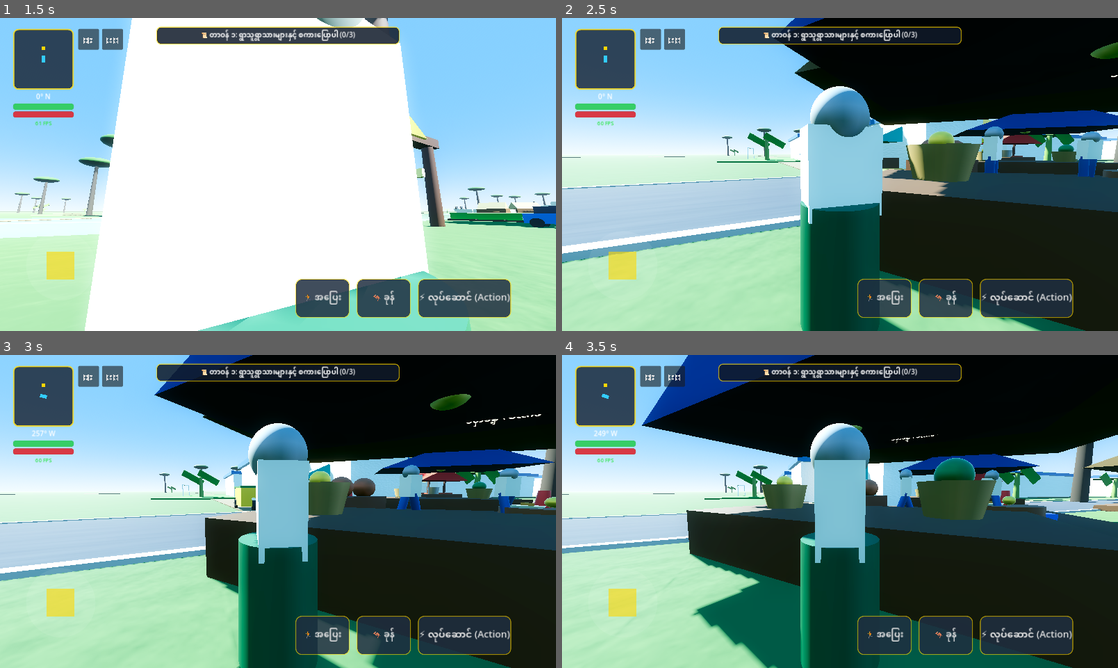
Above: before the commit, frames 1-4 (two rows, left to right).
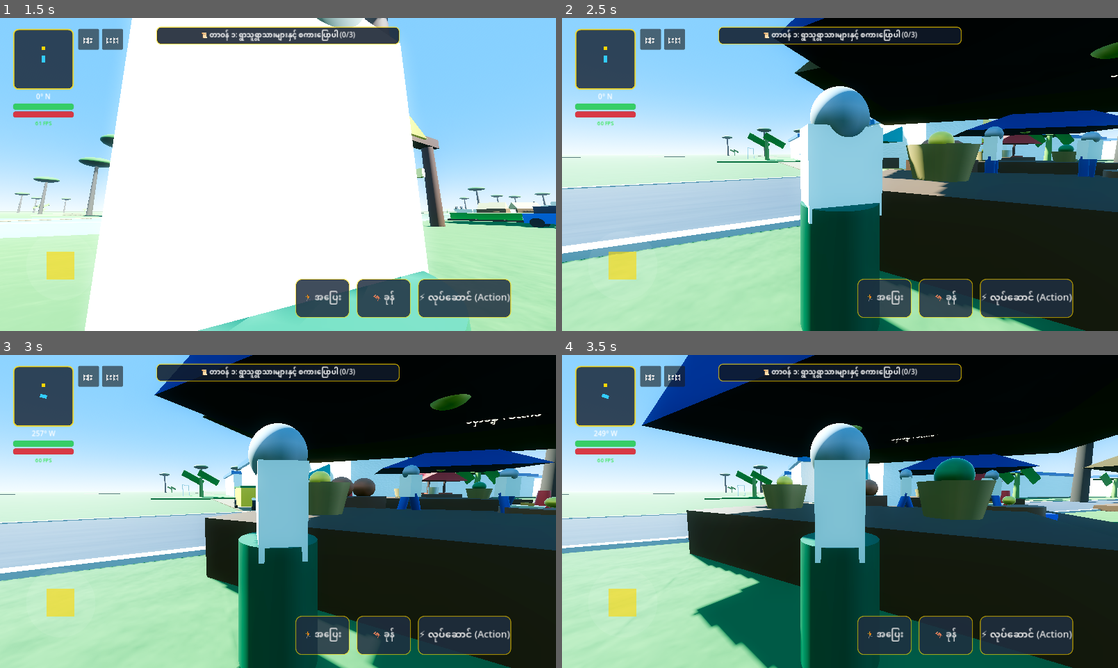
Above: after the commit, the same moments.

Repository: sudohlaingwin/gta-open-world
Game: Godot game, scene res://scenes/main_menu.tscn
Same seed, same stepped clock (60 frames per second), same inputs: the game is played once before the commit and once after it.
Inputs (mouse positions are in pixels of both pictures, inside the frame that each line leads up to):
- Up to frame 1 (1.5 s): click "🎮 အသစ်စတင်မည် (New Game)" at 0.5 s; drag from (66, 274) to (333, 105) at 1.27 s
- Up to frame 2 (2.5 s): drag from (728, 190) to (812, 237) at 2.02 s
- Up to frame 3 (3 s): move the mouse to (333, 442) at 2.77 s; hold Right (ui_right) from 2.78 s (still down); hold Ctrl from 2.78 s (still down)
- Up to frame 4 (3.5 s): keep holding Right (ui_right); keep holding Ctrl

Frame 1 is identical in both runs. In frame 2, less than 0.1% of the frame differs, in the area x 33-81%, y 40-45%; in frame 3, less than 0.1%, in the area x 32-80%, y 37-45%; in frame 4, less than 0.1%.

Commit message:
Slice 196: Night bazaar food stalls, sports stadium arena & celestial waypoint beacon PBR overhaul

Diff:
--- a/scenes/football_pitch.tscn
+++ b/scenes/football_pitch.tscn
@@ -9,8 +9,9 @@
 size = Vector3(68.0, 0.3, 44.0)
 
 [sub_resource type="StandardMaterial3D" id="StandardMaterial3D_pitch_green"]
-albedo_color = Color(0.18, 0.48, 0.16, 1)
-roughness = 0.9
+albedo_color = Color(0.16, 0.46, 0.14, 1)
+roughness = 0.82
+specular = 0.22
 
 [sub_resource type="CylinderMesh" id="CylinderMesh_post"]
 top_radius = 0.1
@@ -18,7 +19,10 @@
 height = 3.6
 
 [sub_resource type="StandardMaterial3D" id="StandardMaterial3D_white"]
-albedo_color = Color(0.95, 0.95, 0.95, 1)
+albedo_color = Color(0.96, 0.96, 0.96, 1)
+metallic = 0.65
+roughness = 0.28
+specular = 0.55
 
 [sub_resource type="BoxMesh" id="BoxMesh_crossbar"]
 size = Vector3(0.2, 0.2, 7.32)
@@ -32,7 +36,8 @@
 
 [sub_resource type="StandardMaterial3D" id="StandardMaterial3D_ball"]
 albedo_color = Color(0.98, 0.98, 0.98, 1)
-roughness = 0.4
+roughness = 0.28
+specular = 0.52
 
 [node name="MyanmarFootballPitch" type="StaticBody3D"]
 script = ExtResource("1_pitch")
--- a/scenes/myanmar_night_market.tscn
+++ b/scenes/myanmar_night_market.tscn
@@ -9,21 +9,28 @@
 size = Vector3(7.8, 1.3, 2.6)
 
 [sub_resource type="StandardMaterial3D" id="StandardMaterial3D_wood"]
-albedo_color = Color(0.4, 0.25, 0.14, 1)
-roughness = 0.85
+albedo_color = Color(0.38, 0.24, 0.12, 1)
+roughness = 0.74
+specular = 0.25
 
 [sub_resource type="PrismMesh" id="PrismMesh_canopy"]
 left_to_right = 0.5
 size = Vector3(8.4, 1.8, 3.6)
 
 [sub_resource type="StandardMaterial3D" id="StandardMaterial3D_red_awning"]
-albedo_color = Color(0.85, 0.18, 0.15, 1)
+albedo_color = Color(0.86, 0.16, 0.14, 1)
+roughness = 0.65
+specular = 0.35
 
 [sub_resource type="StandardMaterial3D" id="StandardMaterial3D_gold_awning"]
-albedo_color = Color(0.95, 0.75, 0.12, 1)
+albedo_color = Color(0.96, 0.76, 0.14, 1)
+roughness = 0.65
+specular = 0.35
 
 [sub_resource type="StandardMaterial3D" id="StandardMaterial3D_teal_awning"]
-albedo_color = Color(0.12, 0.65, 0.65, 1)
+albedo_color = Color(0.10, 0.62, 0.64, 1)
+roughness = 0.65
+specular = 0.35
 
 [sub_resource type="CylinderMesh" id="CylinderMesh_pot"]
 top_radius = 0.75
@@ -31,17 +38,20 @@
 height = 1.1
 
 [sub_resource type="StandardMaterial3D" id="StandardMaterial3D_metal"]
-albedo_color = Color(0.65, 0.65, 0.68, 1)
-metallic = 0.85
-roughness = 0.2
+albedo_color = Color(0.85, 0.85, 0.88, 1)
+metallic = 0.92
+roughness = 0.18
+specular = 0.65
 
 [sub_resource type="SphereMesh" id="SphereMesh_bulb"]
 radius = 0.26
 height = 0.52
 
 [sub_resource type="StandardMaterial3D" id="StandardMaterial3D_bulb_glow"]
-shading_mode = 0
-albedo_color = Color(1.0, 0.9, 0.4, 1)
+albedo_color = Color(1.0, 0.92, 0.55, 1)
+emission_enabled = true
+emission = Color(1.0, 0.88, 0.45, 1)
+emission_energy_multiplier = 3.2
 
 [node name="MyanmarNightMarket" type="StaticBody3D"]
 script = ExtResource("1_market_script")
--- a/scenes/waypoint_beacon.tscn
+++ b/scenes/waypoint_beacon.tscn
@@ -9,16 +9,21 @@
 
 [sub_resource type="StandardMaterial3D" id="StandardMaterial3D_beam_glow"]
 transparency = 1
-shading_mode = 0
-albedo_color = Color(1.0, 0.25, 0.2, 0.85)
+blend_mode = 1
+albedo_color = Color(1.0, 0.35, 0.25, 0.85)
+emission_enabled = true
+emission = Color(1.0, 0.28, 0.20, 1)
+emission_energy_multiplier = 4.5
 
 [sub_resource type="SphereMesh" id="SphereMesh_beacon_head"]
 radius = 2.4
 height = 4.8
 
 [sub_resource type="StandardMaterial3D" id="StandardMaterial3D_head_glow"]
-shading_mode = 0
-albedo_color = Color(1.0, 0.85, 0.2, 1.0)
+albedo_color = Color(1.0, 0.90, 0.35, 1)
+emission_enabled = true
+emission = Color(1.0, 0.85, 0.20, 1)
+emission_energy_multiplier = 5.0
 
 [node name="WaypointBeacon" type="Node3D" groups=["waypoint_beacon"]]
 script = ExtResource("1_beacon")
Not shown, changed: COLLAB.md
